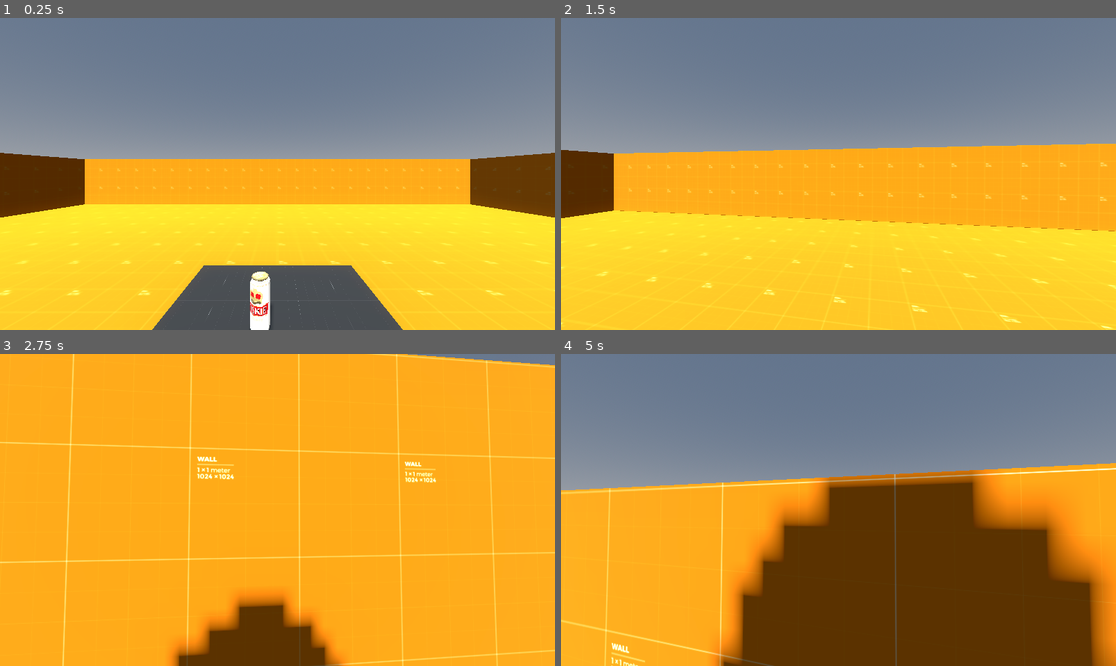
Above: before the commit, frames 1-4 (two rows, left to right).
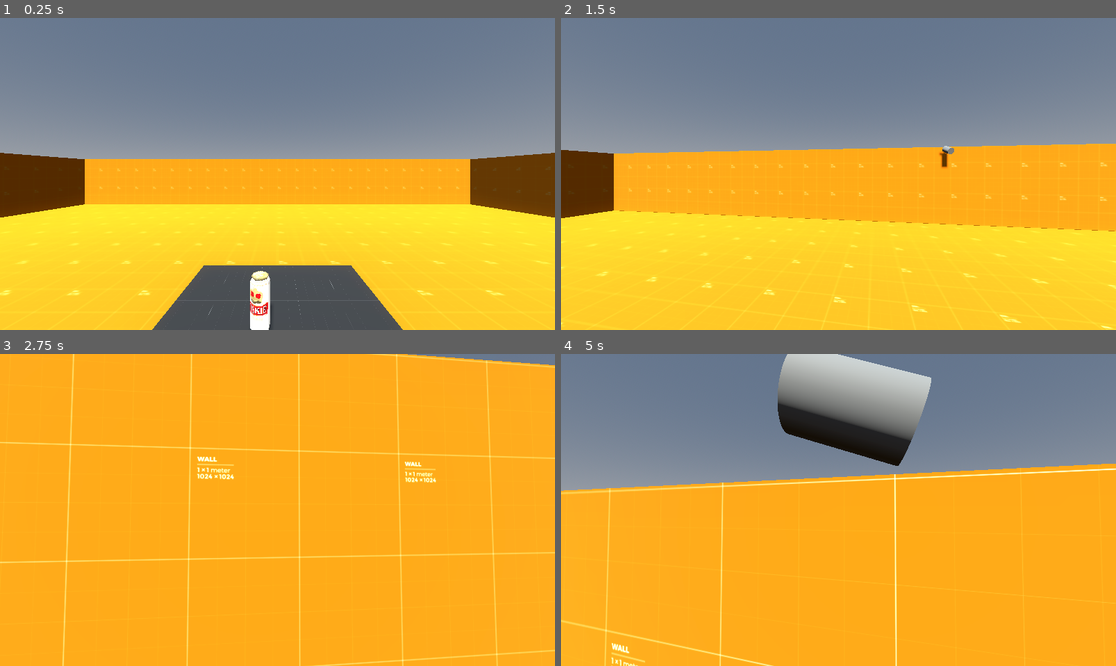
Above: after the commit, the same moments.

Repository: Shotnik420/FlankiTheGame
Game: Godot game, scene res://sceny/world.tscn
Same seed, same stepped clock (60 frames per second), same inputs: the game is played once before the commit and once after it.
Inputs (mouse positions are in pixels of both pictures, inside the frame that each line leads up to):
- Up to frame 1 (0.25 s): no input
- Up to frame 2 (1.5 s): tap Enter (ui_accept) at 0.5, 0.77 s; move the mouse to (866, 174) at 0.52 s; hold W (forward) from 0.53 s (still down); tap F (throw, bound only after the commit) at 0.6, 1.35 s; move the mouse to (810, 174) at 1.27 s
- Up to frame 3 (2.75 s): keep holding W (forward); tap Enter (ui_accept) at 1.52 s; move the mouse to (288, 503) at 2.02 s; tap F (throw, bound only after the commit) at 2.1 s
- Up to frame 4 (5 s): keep holding W (forward); move the mouse to (832, 516) at 2.77 s; tap F (throw, bound only after the commit) at 2.85, 3.6, 4.35 s; tap Enter (ui_accept) at 3.02, 3.77, 4.25, 4.52 s; move the mouse to (877, 513) at 3.52 s; move the mouse to (794, 506) at 4.27 s

The runs differ from the first frame. In frame 1, 0.1% of the frame differs, in the area x 2-98%, y 44-100%; in frame 2, 0.1%; in frame 3, 4.9%; in frame 4, 44%, in the area x 0-100%, y 0-100%.

Commit message:
petarda rzut

Diff:
--- a/project.godot
+++ b/project.godot
@@ -42,3 +42,12 @@
 "events": [Object(InputEventKey,"resource_local_to_scene":false,"resource_name":"","device":-1,"window_id":0,"alt_press …(195 unchanged characters)…
 ]
 }
+throw={
+"deadzone": 0.2,
+"events": [Object(InputEventKey,"resource_local_to_scene":false,"resource_name":"","device":-1,"window_id":0,"alt_pressed":false,"shift_pressed":false,"ctrl_pressed":false,"meta_pressed":false,"pressed":false,"keycode":0,"physical_keycode":70,"key_label":0,"unicode":102,"location":0,"echo":false,"script":null)
+]
+}
+
+[physics]
+
+3d/physics_engine="Jolt Physics"
--- /dev/null
+++ b/sceny/petarda.tscn
@@ -0,0 +1,30 @@
+[gd_scene load_steps=4 format=3 uid="uid://csrn761uns3ak"]
+
+[sub_resource type="PhysicsMaterial" id="PhysicsMaterial_8o0ns"]
+friction = 34.0
+bounce = 0.1
+
+[sub_resource type="CylinderMesh" id="CylinderMesh_8o0ns"]
+top_radius = 0.1
+bottom_radius = 0.1
+height = 0.3
+
+[sub_resource type="CylinderShape3D" id="CylinderShape3D_8o0ns"]
+height = 0.3
+radius = 0.1
+
+[node name="Petarda" type="RigidBody3D"]
+collision_layer = 2
+collision_mask = 3
+physics_material_override = SubResource("PhysicsMaterial_8o0ns")
+continuous_cd = true
+
+[node name="MeshInstance3D" type="MeshInstance3D" parent="."]
+transform = Transform3D(1, 0, 0, 0, 1, 0, 0, 0, 1, -0.0017544255, -0.0017870814, 0.00077002123)
+mesh = SubResource("CylinderMesh_8o0ns")
+
+[node name="CollisionShape3D" type="CollisionShape3D" parent="."]
+transform = Transform3D(1, 0, 0, 0, 1, 0, 0, 0, 1, 0, -0.0023128688, 0)
+shape = SubResource("CylinderShape3D_8o0ns")
+
+[node name="decay_timer" type="Timer" parent="."]
--- a/sceny/player.gd
+++ b/sceny/player.gd
@@ -14,8 +14,16 @@
 @onready var head = $Head
 @onready var camera = $Head/Camera3D
 
+#zmienne obslugujace rzucanie petardy
+var can_throw= true
+var petarda=preload("res://sceny/petarda.tscn")
+@onready var throw_timer: Timer = $Throw_timer
+var thrown_petards: Array = []
+const MAX_PETARDS: int = 3
+
+#sygnal po wczytaniu camery
 signal cam_ready
-#Nowy komentarz
+
 #Uruchamia się raz gdy wszystkie zmienne się załadują
 func _ready() -> void:
 	Input.set_mouse_mode(Input.MOUSE_MODE_CAPTURED)
@@ -49,6 +57,8 @@
 	#Ta funkcja musi tu być. Odpowiada za poruszanie się gracza.
 	move_and_slide()
 
+	petarda_throw()
+
 func _input(event: InputEvent) -> void:
 	if event is InputEventMouseMotion:
 		#patrzenie lewo-prawo
@@ -61,3 +71,41 @@
 
 func sensitivity_change(value) -> void:
 	SENSITIVITY=value
+
+func petarda_throw():
+	if Input.is_action_just_pressed("throw") && can_throw==true:
+		# Tworzenie nowej petardy
+		var petarda_spawn = petarda.instantiate()
+		petarda_spawn.position = $Head/Camera3D/Throwing_point.global_position
+		get_tree().current_scene.add_child(petarda_spawn)
+
+		# Impuls rzutu
+		var throw_force = -18.0
+		var up_direction = 3.5
+		var player_rotation = $Head/Camera3D.global_transform.basis.z.normalized()
+		petarda_spawn.apply_central_impulse(player_rotation * throw_force + Vector3(0, up_direction, 0))
+
+		# Losowy obrót
+		petarda_spawn.angular_velocity = Vector3(
+			randf_range(-8.0, 8.0),
+			randf_range(-8.0, 8.0),
+			randf_range(-8.0, 8.0)
+		)
+
+		# Dodaj do listy
+		thrown_petards.append(petarda_spawn)
+
+		# Jeśli przekroczono limit – usuń najstarszą
+		if thrown_petards.size() > MAX_PETARDS:
+			var oldest = thrown_petards.pop_front()  # Usuwa pierwszy element
+			if oldest and is_instance_valid(oldest):
+				oldest.queue_free()
+
+		# Zablokuj rzucanie i uruchom timer
+		can_throw = false
+		throw_timer.start()
+
+
+
+func _on_throw_timer_timeout() -> void:
+	can_throw = true
--- a/sceny/player.tscn
+++ b/sceny/player.tscn
@@ -19,6 +19,7 @@
 
 [node name="MeshInstance3D" type="MeshInstance3D" parent="."]
 transform = Transform3D(1, 0, 0, 0, 1, 0, 0, 0, 1, 0, 1, 0)
+visible = false
 material_override = SubResource("StandardMaterial3D_6b8q1")
 mesh = SubResource("CapsuleMesh_ovlec")
 
@@ -26,3 +27,12 @@
 
 [node name="Camera3D" type="Camera3D" parent="Head"]
 transform = Transform3D(1, 0, 0, 0, 1, 0, 0, 0, 1, 0, 1.7, 0)
+
+[node name="Throwing_point" type="Marker3D" parent="Head/Camera3D"]
+transform = Transform3D(1, 0, 0, 0, 1, 0, 0, 0, 1, 0.02467227, 0.02778244, -0.40640914)
+
+[node name="Throw_timer" type="Timer" parent="."]
+wait_time = 3.0
+
+[connection signal="timeout" from="Throw_timer" to="." method="_on_thow_timer_timeout"]
+[connection signal="timeout" from="Throw_timer" to="." method="_on_throw_timer_timeout"]
--- a/sceny/world.tscn
+++ b/sceny/world.tscn
@@ -61,6 +61,8 @@
 
 [node name="Puszka" parent="." instance=ExtResource("4_w8lm7")]
 transform = Transform3D(-0.25881913, 0, 0.9659257, 0, 1, 0, -0.96592593, 0, -0.25881907, -0.17263162, 0.41309512, -2.0222461)
+collision_layer = 3
+collision_mask = 3
 
 [node name="Pause_menu" parent="." instance=ExtResource("6_knfkt")]
 
